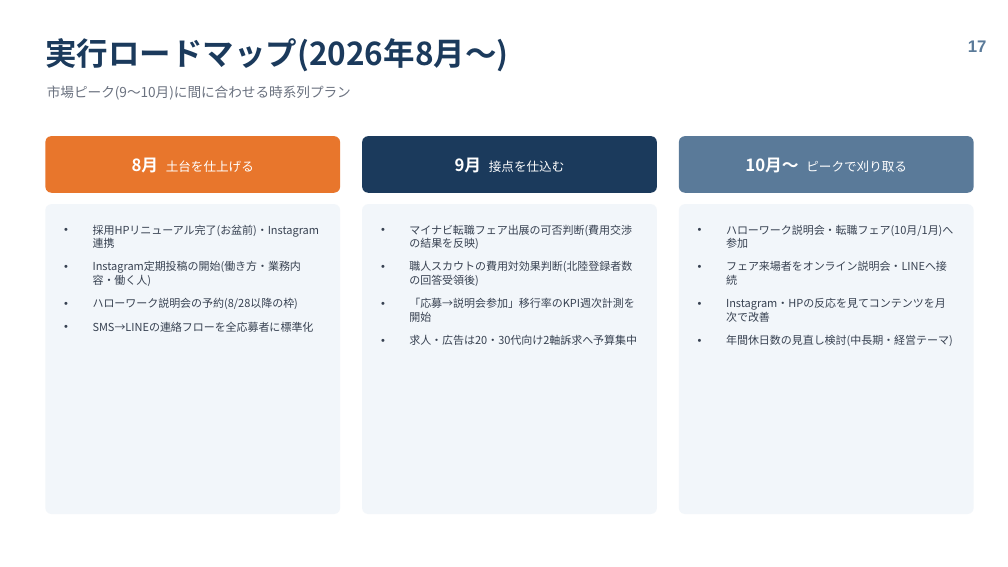
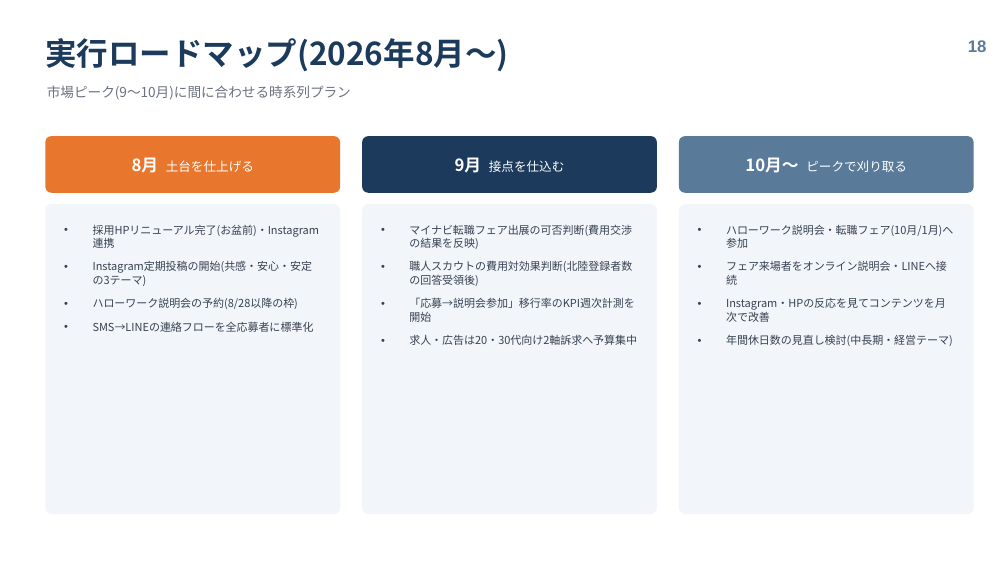
Before and after one commit to talenco0701/agency-agents, a slide deck: slide 18 of reports/matsushita-kogyo/松下工業様_採用強化支援_総括レポート.pptx (slide 17 before the commit). Drawn at 1008x567 pixels with LibreOffice and Linux fonts; fonts in the diff are those of the drawing. Boxes give left, top, right and bottom in pixels: in the first picture for what was removed or moved away, otherwise in the second. Text is boxed around its words. In the diff, an @@ line names an element or a change of style, - is before the commit and + after.

```diff
--- a/reports/matsushita-kogyo/松下工業様_採用強化支援_総括レポート.pptx
+++ b/reports/matsushita-kogyo/松下工業様_採用強化支援_総括レポート.pptx
@@ text at (x1=968, y1=40, x2=987, y2=52): text changed @@
-17
+18
@@ text at (x1=93, y1=261, x2=312, y2=286): text changed @@
-• Instagram定期投稿の開始(働き方・業務内容・働く人)
+• Instagram定期投稿の開始(共感・安心・安定の3テーマ)
```
Also in this commit, not shown: 4 other slides changed, 1 slide added, 1 other file.
